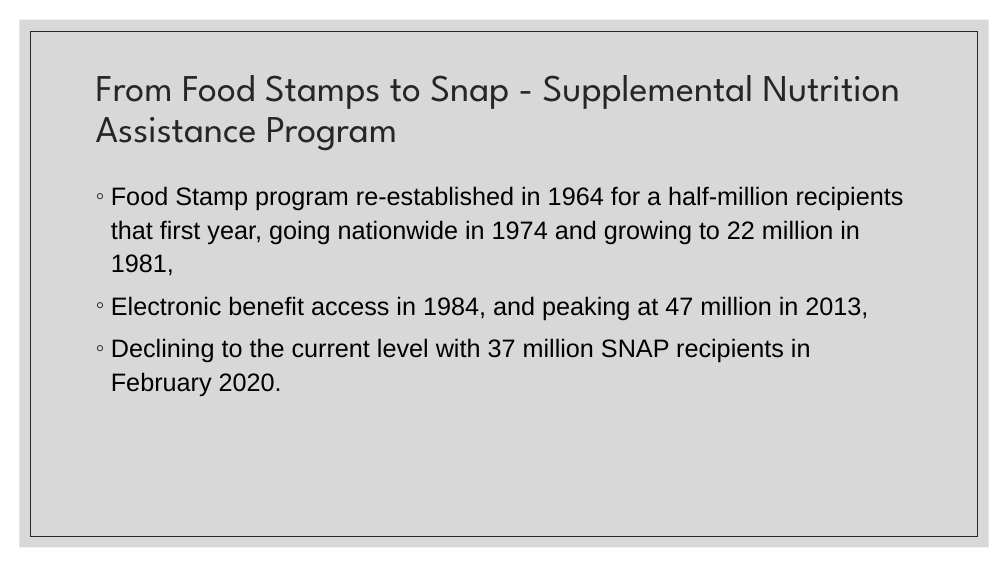
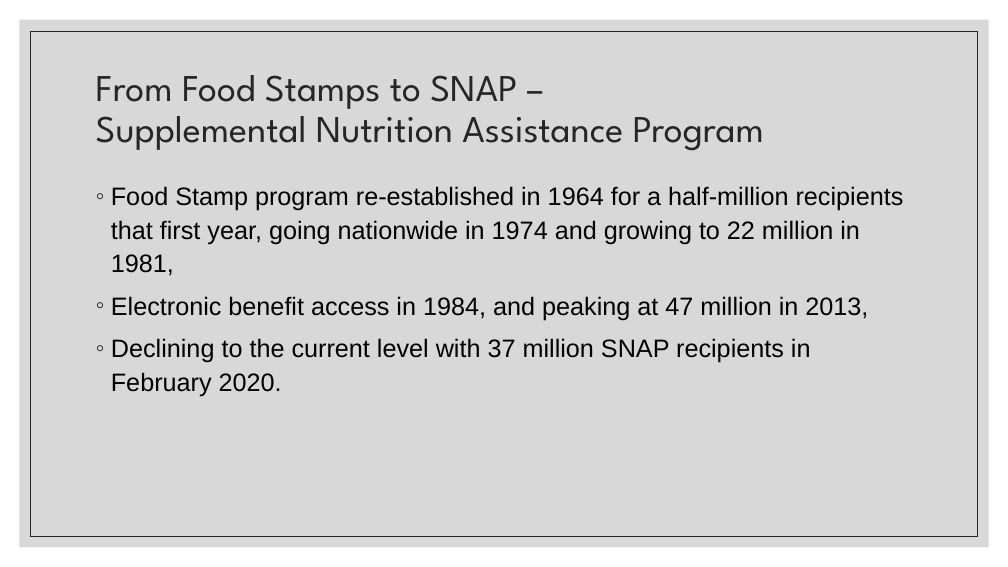
Before and after one commit to annrinTN/capstone_annrumsey, a slide deck: slide 6 of NSS Capstone Ann Rumsey.pptx (slide 5 before the commit). Drawn at 1008x567 pixels with LibreOffice and Linux fonts; fonts in the diff are those of the drawing. Boxes give left, top, right and bottom in pixels: in the first picture for what was removed or moved away, otherwise in the second. Text is boxed around its words. In the diff, an @@ line names an element or a change of style, - is before the commit and + after.

```diff
--- a/NSS Capstone Ann Rumsey.pptx
+++ b/NSS Capstone Ann Rumsey.pptx
@@ title at box(96, 75, 764, 151): text changed @@
-From Food Stamps to Snap - Supplemental Nutrition Assistance Program
+From Food Stamps to SNAP –
+Supplemental Nutrition Assistance Program
```
Also in this commit, not shown: 1 other slide changed, 9 slides added, 9 other files.
